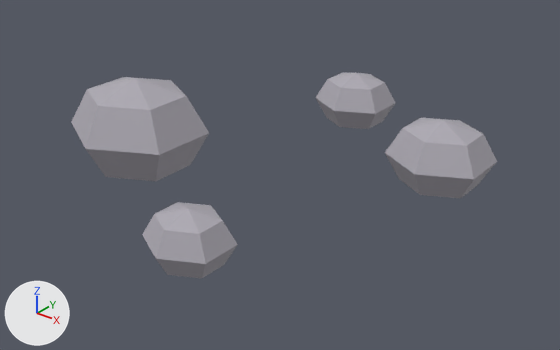
Before and after pictures for a commit that changed the FBX model Assets/Resources/Models/rocks.fbx.
Rendered twice from a 50 mm camera at (0.627, -0.801, 0.503) aimed at (-0.006, -0.01, 0.013). Lighting does not change. The marker at lower left points along +X, +Y and +Z. The picture after the commit comes second. Where no turn or scale is listed for an object, it has been applied to the vertices.

The first picture shows 'Rock', 'Rock.001', 'Rock.002', 'Rock.003'.
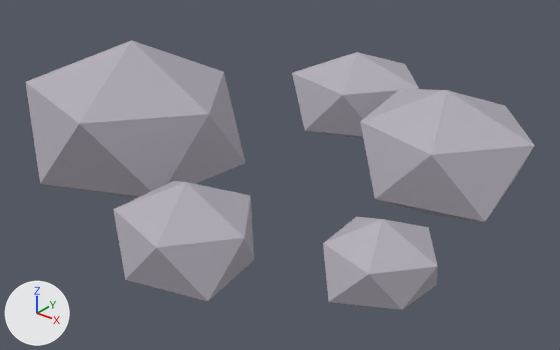
ob_root is not drawn itself; it is the parent of ob_rock, ob_rock_002, ob_rock_001, ob_rock_003.

Changed parts and their boxes (x1, y1, x2, y2) in the pictures (560 x 350 px):
'Rock', reshaped, moved, turned
    before: (71, 77, 209, 181)
    after: (26, 40, 245, 198)
'Rock.001', reshaped, moved, turned
    before: (385, 118, 497, 198)
    after: (360, 89, 535, 222)
'Rock.002', reshaped, moved, turned
    before: (142, 202, 238, 279)
    after: (113, 181, 254, 301)
'Rock.004', added
    after: (323, 217, 438, 310)
'Rock.003', reshaped, moved, turned
    before: (316, 73, 395, 129)
    after: (292, 52, 419, 138)
part 1 of me_rock_002, deleted
    before: (142, 202, 238, 279)
part 2 of me_rock_002, added
    after: (113, 181, 254, 301)
part 4 of me_rock_003, deleted
    before: (316, 73, 395, 129)
part 5 of me_rock_003, added
    after: (292, 52, 419, 138)

The change, as a list of edits to the scene's bpy script:
```text
Change me_rock:
    used by ob_rock; parent = ob_root; location = (-0.2, 0.066, 0.1)
    remove me_rock.from_pydata(...)  # 20 vertices, 24 faces; spans x -0.095..0.095, y -0.077..0.077, z -0.099..0.099
    add me_rock.from_pydata(...)  # 12 vertices, 20 faces; spans x -0.373..-0.055, y -0.245..0.051, z -0.054..0.198
    me_rock part 3: the whole mesh is rebuilt
Change me_rock_002:
    used by ob_rock_002; parent = ob_root; location = (0.05, 0.036, 0.25)
    remove me_rock_002.from_pydata(...)  # 20 vertices, 24 faces; spans x -0.052..0.052, y -0.042..0.042, z -0.054..0.054
    add me_rock_002.from_pydata(...)  # 12 vertices, 20 faces; spans x -0.0379..0.1368, y -0.3276..-0.1713, z -0.0343..0.1115
    me_rock_002 part 1: 20 vertices removed from x -0.052..0.052, y -0.042..0.042, z -0.054..0.054
    me_rock_002 part 2: 12 vertices added at x -0.0379..0.1368, y -0.3276..-0.1713, z -0.0343..0.1115
Change me_rock_001:
    used by ob_rock_001; parent = ob_root; location = (0.18, 0.048, -0.12)
    remove me_rock_001.from_pydata(...)  # 20 vertices, 24 faces; spans x -0.0693..0.0693, y -0.056..0.056, z -0.072..0.072
    add me_rock_001.from_pydata(...)  # 12 vertices, 20 faces; spans x 0.067..0.3102, y 0.0131..0.2317, z -0.0457..0.1477
    me_rock_001 part 6: the whole mesh is rebuilt
Change me_rock_003:
    used by ob_rock_003; parent = ob_root; location = (-0.05, 0.042, -0.25)
    remove me_rock_003.from_pydata(...)  # 20 vertices, 24 faces; spans x -0.0606..0.0606, y -0.049..0.049, z -0.063..0.063
    add me_rock_003.from_pydata(...)  # 12 vertices, 20 faces; spans x -0.1561..0.0689, y 0.1543..0.349, z -0.0271..0.1263
    me_rock_003 part 4: 20 vertices removed from x -0.0606..0.0606, y -0.049..0.049, z -0.063..0.063
    me_rock_003 part 5: 12 vertices added at x -0.1561..0.0689, y 0.1543..0.349, z -0.0271..0.1263
Add me_rock_004:
    me_rock_004.from_pydata([(0.25, -0.15, -0.0238), (0.3003, -0.1829, 0.0102), (0.2266, -0.2149, 0.0055), (0.1875, -0.15, 0.0101), (0.228, -0.0891, 0.0071), (0.305, -0.114, 0.0082), (0.2703, -0.2061, 0.055), (0.1962, -0.1852, 0.0553), (0.1928, -0.1126, 0.0567), (0.2735, -0.0849, 0.0586), (0.3206, -0.15, 0.0567), (0.25, -0.15, 0.0895)], [], [(0, 1, 2), (1, 0, 5), (0, 2, 3), (0, 3, 4), (0, 4, 5), (1, 5, 10), (2, 1, 6), (3, 2, 7), (4, 3, 8), (5, 4, 9), (1, 10, 6), (2, 6, 7), (3, 7, 8), (4, 8, 9), (5, 9, 10), (6, 10, 11), (7, 6, 11), (8, 7, 11), (9, 8, 11), (10, 9, 11)])
    me_rock_004.materials.append(mat_stone)  # grey #b3adb8
Change ob_root:
    ob_root.rotation_euler: (1.571, 0.0, 0.0) -> (0.0, 0.0, 0.0)  # degrees (90, 0, 0) -> degrees (0, 0, 0)
Change ob_rock:
    ob_rock.location: (-0.2, 0.066, 0.1) -> (0.0, 0.0, 0.0)
Change ob_rock_002:
    ob_rock_002.location: (0.05, 0.036, 0.25) -> (0.0, 0.0, 0.0)
Change ob_rock_001:
    ob_rock_001.location: (0.18, 0.048, -0.12) -> (0.0, 0.0, 0.0)
Change ob_rock_003:
    ob_rock_003.location: (-0.05, 0.042, -0.25) -> (0.0, 0.0, 0.0)
Add ob_rock_004:
    ob_rock_004 = bpy.data.objects.new('Rock.004', me_rock_004)
    ob_rock_004.location = (0.0, 0.0, 0.0)
```
